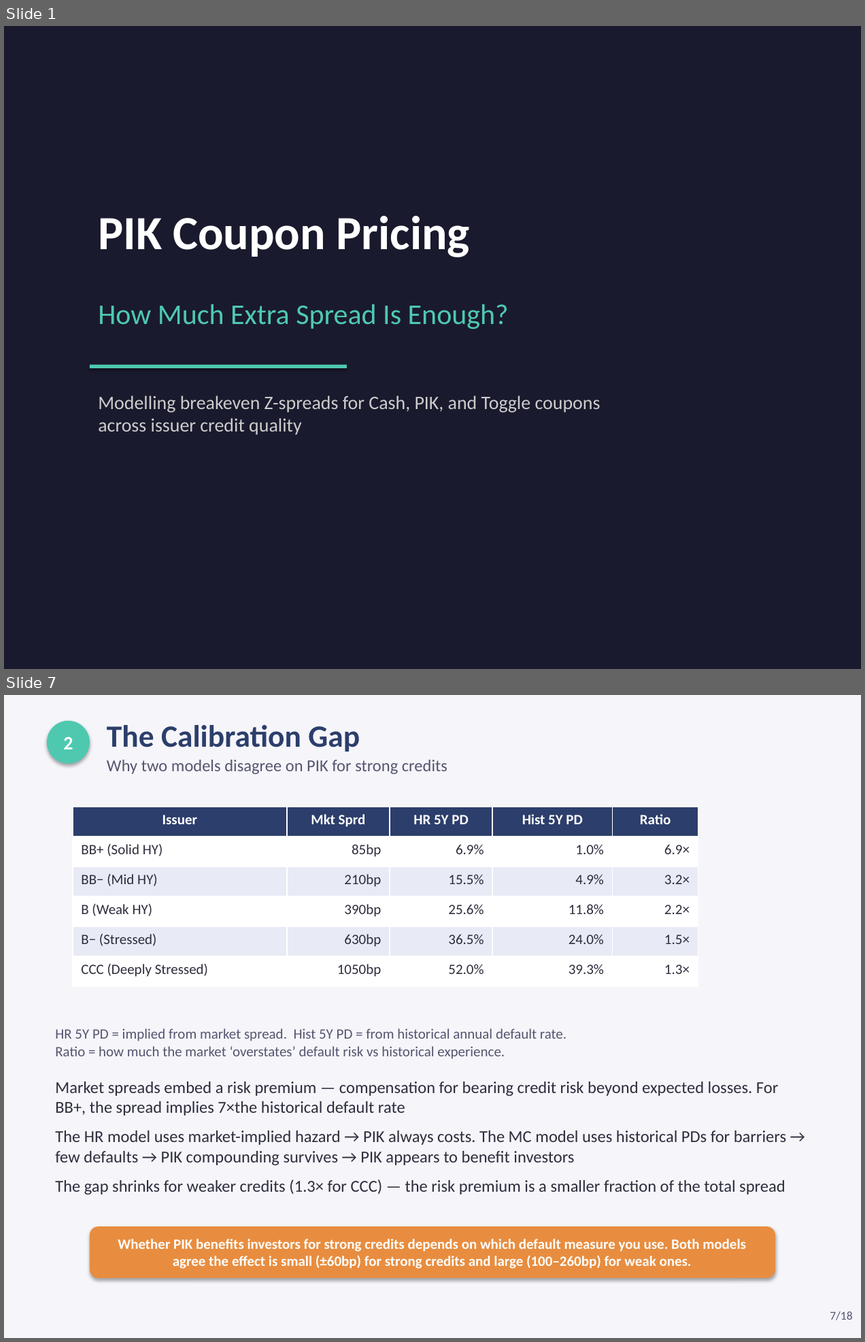
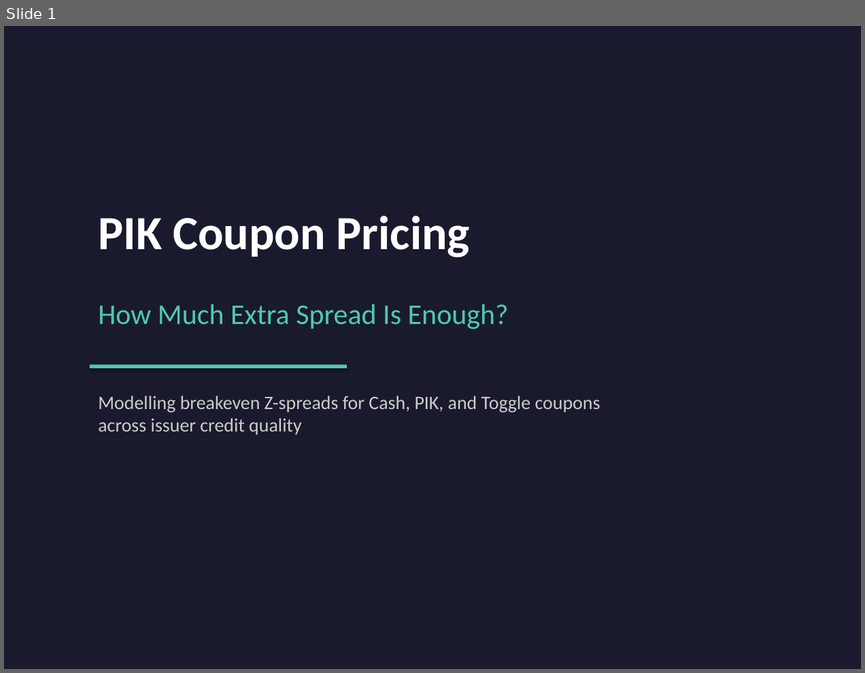
Before and after one commit to jeickmeier/rfin, a slide deck: finstack-py/examples/scripts/valuations/instruments/pik_coupon_pricing.pptx. Shown one above the other, each under a label of ours: slides 1 and 7 before the commit, slide 1 after it; the slides between them are not shown. The pictures are 865x1342 and 865x673 pixels, drawn with LibreOffice and Linux fonts; fonts in the diff are those of the drawing. Boxes give left, top, right and bottom in pixels: in the first picture for what was removed or moved away, otherwise in the second. Text is boxed around its words. In the diff, an @@ line names an element or a change of style, - is before the commit and + after.

```diff
--- a/finstack-py/examples/scripts/valuations/instruments/pik_coupon_pricing.pptx
+++ b/finstack-py/examples/scripts/valuations/instruments/pik_coupon_pricing.pptx
@@ slide 7 removed at [4, 695, 861, 1338], background #F5F5FA @@
@@ ellipse removed at [47, 721, 90, 764] @@
-2
@@ text removed at [107, 725, 360, 751] @@
-The Calibration Gap
@@ text removed at [107, 760, 447, 774] @@
-Why two models disagree on PIK for strong credits
@@ table removed at [73, 807, 698, 986], 6 rows, 5 columns @@
-Issuer | Mkt Sprd | HR 5Y PD | Hist 5Y PD | Ratio
-BB+ (Solid HY) | 85bp | 6.9% | 1.0% | 6.9×
-BB− (Mid HY) | 210bp | 15.5% | 4.9% | 3.2×
-B (Weak HY) | 390bp | 25.6% | 11.8% | 2.2×
-B− (Stressed) | 630bp | 36.5% | 24.0% | 1.5×
-CCC (Deeply Stressed) | 1050bp | 52.0% | 39.3% | 1.3×
@@ text removed at [55, 1028, 566, 1059] @@
-HR 5Y PD = implied from market spread. Hist 5Y PD = from historical annual default rate.
-Ratio = how much the market ‘overstates’ default risk vs historical experience.
@@ text removed at [55, 1081, 786, 1195] @@
-Market spreads embed a risk premium — compensation for bearing credit risk beyond expected losses. For BB+, the spread implies 7×the historical default rate
-The HR model uses market-implied hazard → PIK always costs. The MC model uses historical PDs for barriers → few defaults → PIK compounding survives → PIK appears to benefit investors
-The gap shrinks for weaker credits (1.3× for CCC) — the risk premium is a smaller fraction of the total spread
@@ rounded rectangle removed at [90, 1226, 775, 1278] @@
-Whether PIK benefits investors for strong credits depends on which default measure you use. Both models agree the effect is small (±60bp) for strong credits and large (100–260bp) for weak ones.
@@ text removed at [830, 1311, 852, 1320] @@
-7/18
```
Also in this commit, not shown: 5 slides changed, 11 other slides removed, 10 other files.
